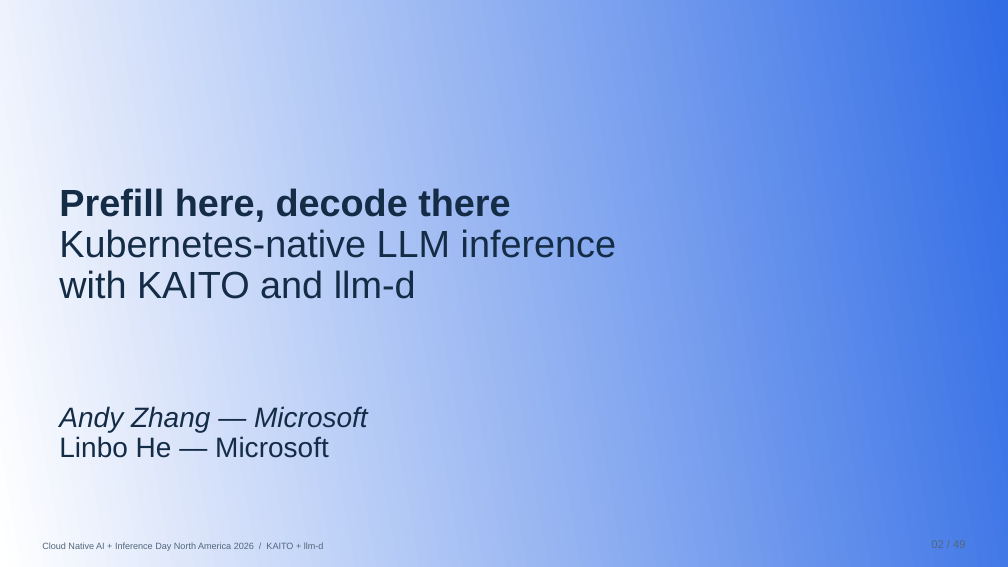
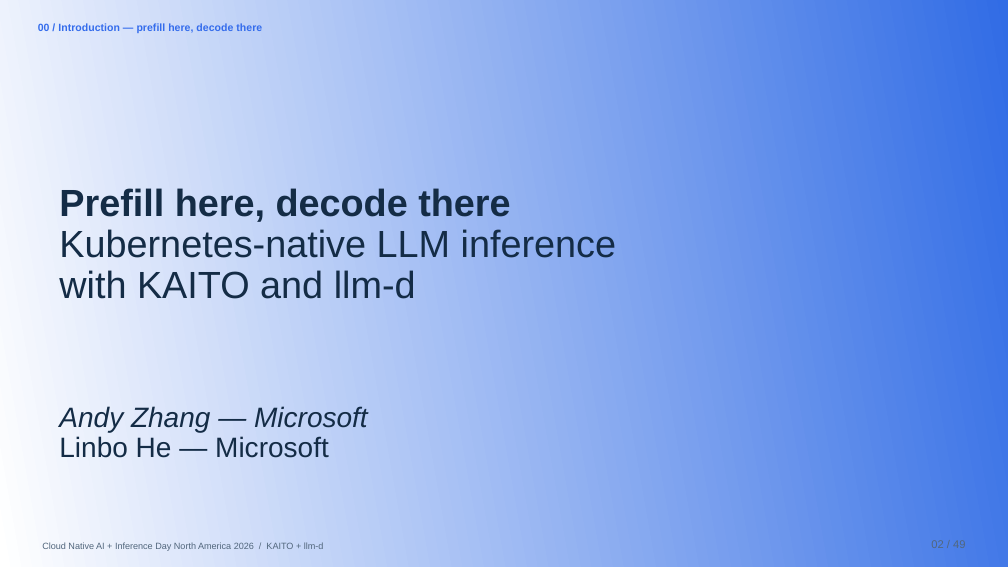
Before and after one commit to andyzhangx/demo, a slide deck: slide 2 of llm/pd-disaggregation/kubecon-na-2026-pd-disaggregation-kaito-llmd.pptx. Drawn at 1008x567 pixels with LibreOffice and Linux fonts; fonts in the diff are those of the drawing; background and template pictures are left out. Boxes give left, top, right and bottom in pixels: in the first picture for what was removed or moved away, otherwise in the second. Text is boxed around its words. In the diff, an @@ line names an element or a change of style, - is before the commit and + after.

```diff
--- a/llm/pd-disaggregation/kubecon-na-2026-pd-disaggregation-kaito-llmd.pptx
+++ b/llm/pd-disaggregation/kubecon-na-2026-pd-disaggregation-kaito-llmd.pptx
@@ text added at (38, 23, 262, 33), 7.5 pt, text #346CEC, bold @@
+00 / Introduction — prefill here, decode there
```
Also in this commit, not shown: 21 other slides changed, 1 slide added, 1 slide removed.
